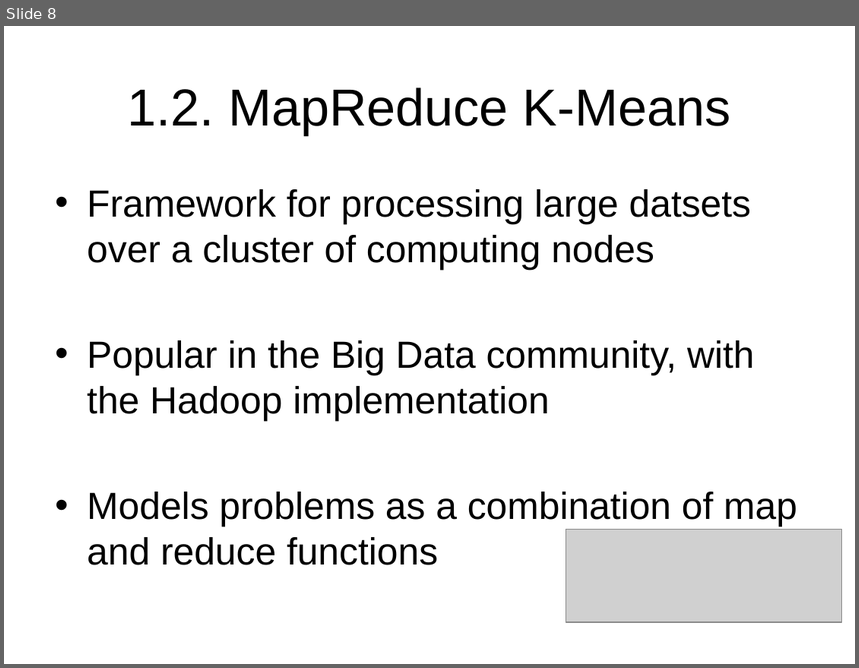
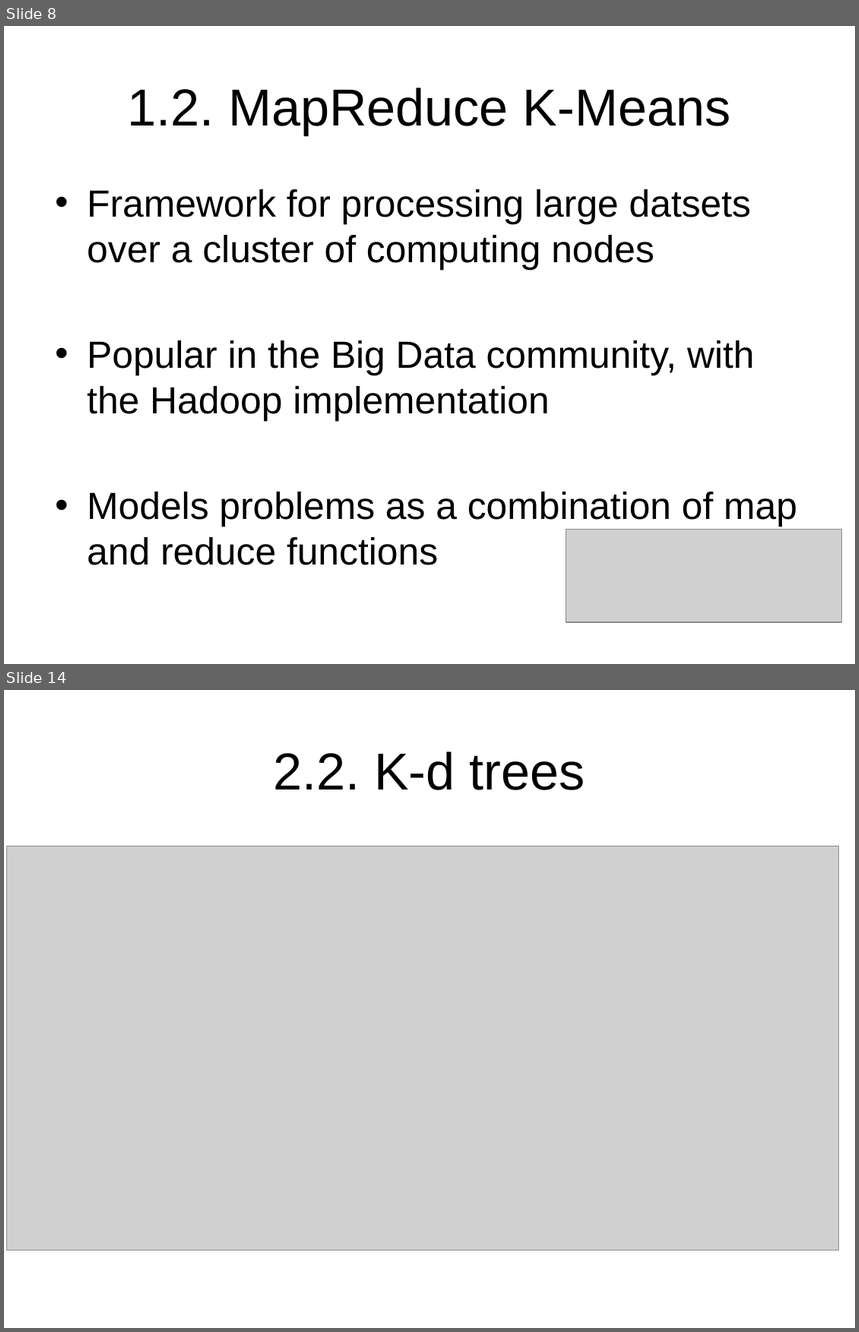
Before and after one commit to StefanSebastian/BeerReviewClustering, a slide deck: referate/amda/r1/presentation/presentation.pptx. Shown one above the other, each under a label of ours: slide 8 before the commit, slides 8 and 14 after it; the slides between them are not shown. The pictures are 859x668 and 859x1332 pixels, drawn with LibreOffice and Linux fonts; fonts in the diff are those of the drawing; grey boxes stand for pictures; background and template pictures are left out. Boxes give left, top, right and bottom in pixels: in the first picture for what was removed or moved away, otherwise in the second. Text is boxed around its words. In the diff, an @@ line names an element or a change of style, - is before the commit and + after.

```diff
--- a/referate/amda/r1/presentation/presentation.pptx
+++ b/referate/amda/r1/presentation/presentation.pptx
@@ slide 14 added at (x1=4, y1=690, x2=855, y2=1328), background picture (left out) @@
@@ title added at (x1=273, y1=752, x2=585, y2=790), 44 pt, text #000000 @@
+2.2. K-d trees
@@ picture added at (x1=6, y1=846, x2=838, y2=1250) @@
```
Also in this commit, not shown: 2 slides changed, 11 other slides added.
